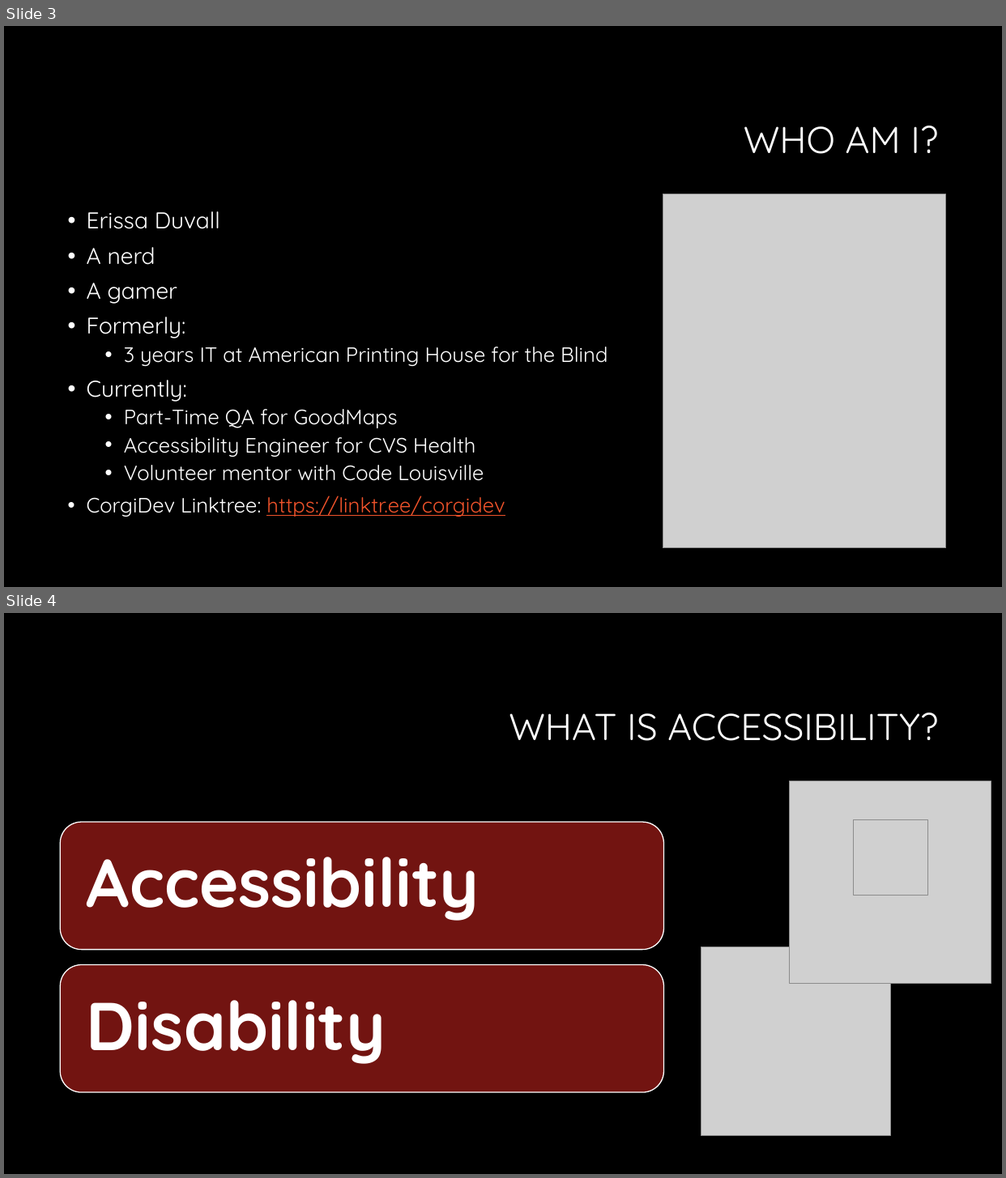
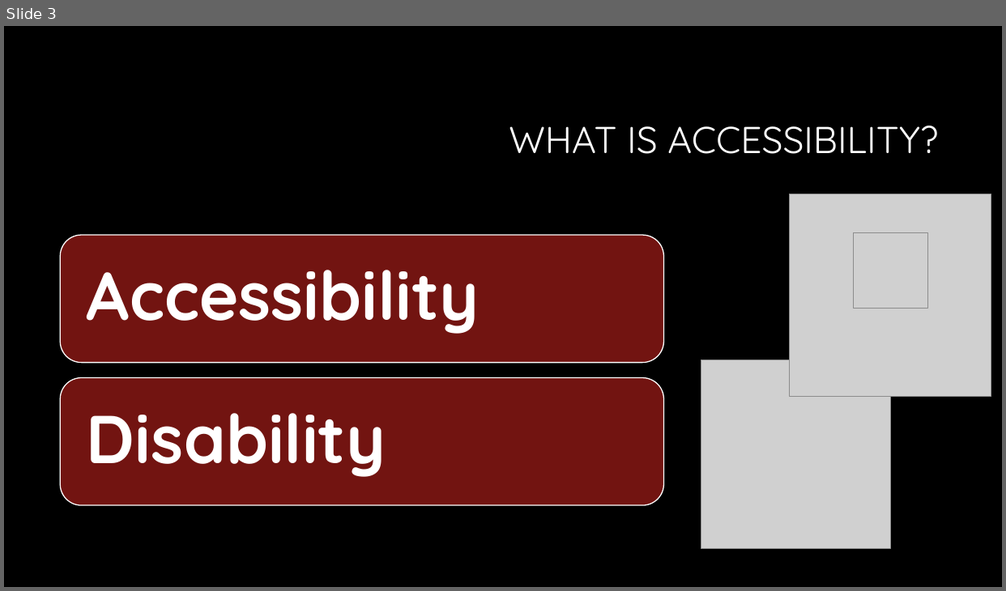
Before and after one commit to CorgiDev/A11y-Materials, a slide deck: Presenations/Upcoming Talk Drafts/2023_Accessibility Testing.pptx. Shown one above the other, each under a label of ours: slides 3 and 4 before the commit, slide 3 after it. The pictures are 1006x1178 and 1006x591 pixels, drawn with LibreOffice and Linux fonts; fonts in the diff are those of the drawing; grey boxes stand for pictures; background and template pictures are left out. Boxes give left, top, right and bottom in pixels: in the first picture for what was removed or moved away, otherwise in the second. Text is boxed around its words. In the diff, an @@ line names an element or a change of style, - is before the commit and + after.

```diff
--- a/Presenations/Upcoming Talk Drafts/2023_Accessibility Testing.pptx
+++ b/Presenations/Upcoming Talk Drafts/2023_Accessibility Testing.pptx
@@ slide 3 removed at (x1=4, y1=26, x2=1002, y2=587), background #000000 @@
@@ title removed at (x1=744, y1=126, x2=938, y2=154) @@
-WHO AM I?
@@ picture removed at (x1=663, y1=194, x2=946, y2=548) @@
@@ text removed at (x1=87, y1=211, x2=607, y2=517) @@
-• Erissa Duvall
-• A nerd
-• A gamer
-• Formerly:
-  • 3 years IT at American Printing House for the Blind
-• Currently:
-  • Part-Time QA for GoodMaps
-  • Accessibility Engineer for CVS Health
-  • Volunteer mentor with Code Louisville
-• CorgiDev Linktree: https://linktr.ee/corgidev
@@ what was slide 4 is now slide 3 @@
```
Also in this commit, not shown: 3 slides changed.
